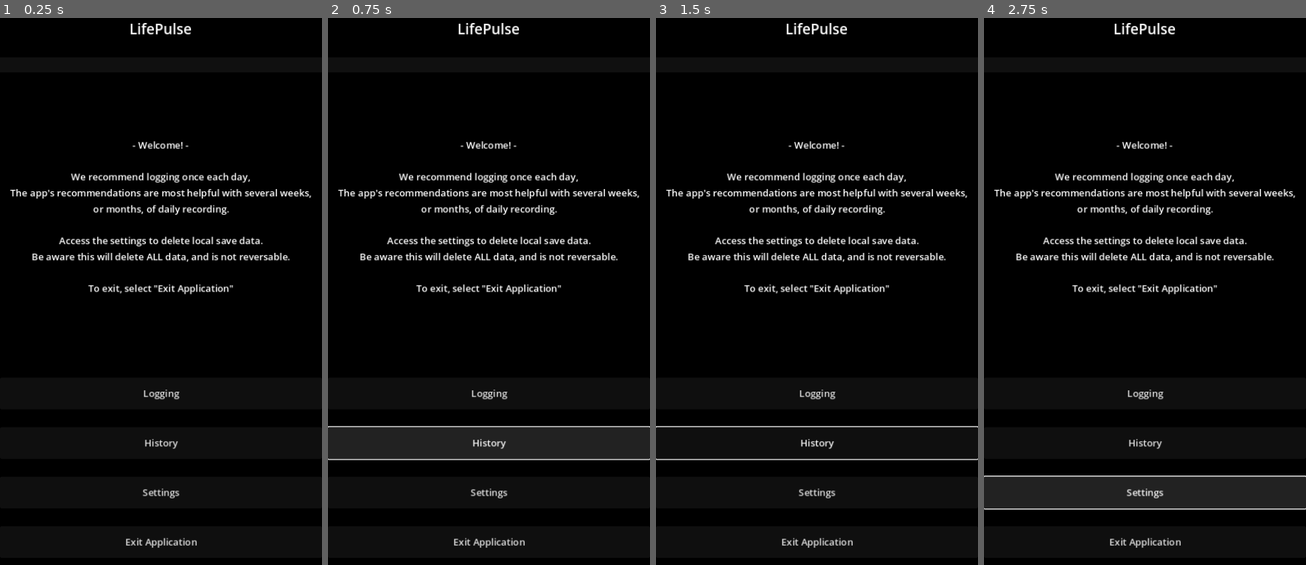
Above: before the commit, frames 1-4 (left to right).
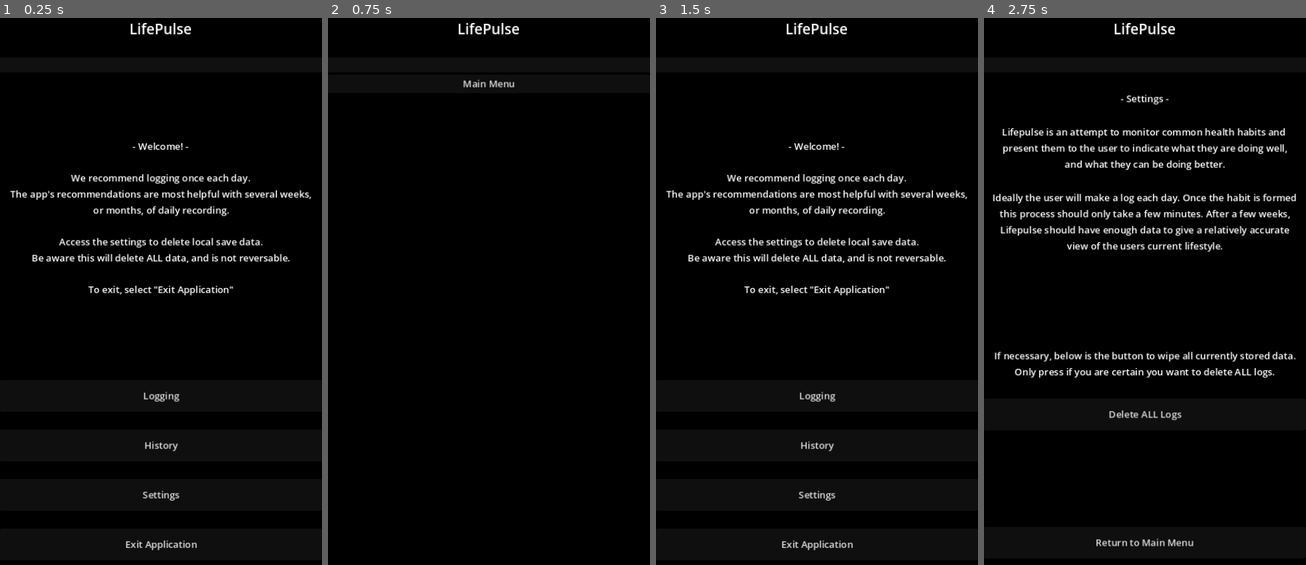
Above: after the commit, the same moments.

Repository: Thorqs/VitaPulsi
Game: Godot game, scene res://control.tscn
The game is run twice, just before and just after one commit, with the same random seed, the same clock (stepped at 60 frames per second) and the same inputs.
Inputs (mouse positions are in pixels of both pictures, inside the frame that each line leads up to):
- Up to frame 1 (0.25 s): no input
- Up to frame 2 (0.75 s): click "History" at 0.5 s
- Up to frame 3 (1.5 s): click (817, 83) at 1.25 s, where only the run after the commit has a clickable "Main Menu"
- Up to frame 4 (2.75 s): click "Settings" at 2 s

The runs differ from the first frame. In frame 1, 3.7% of the frame differs, in the area x 3-97%, y 22-98%; in frame 2, 10%; in frame 3, 4.3%; in frame 4, 16%, in the area x 0-100%, y 14-97%.

Commit message:
Settings and history return to main menu

Diff:
--- /dev/null
+++ b/History.gd
@@ -0,0 +1,17 @@
+extends VBoxContainer
+
+var mainMenu
+
+# Called when the node enters the scene tree for the first time.
+func _ready():
+	mainMenu = get_node("../Main Menu")
+
+
+# Called every frame. 'delta' is the elapsed time since the previous frame.
+#func _process(delta):
+#	pass
+
+
+func _on_main_menu_button_pressed():
+	mainMenu.visible = true
+	self.visible = false
--- a/Main Menu.gd
+++ b/Main Menu.gd
@@ -16,6 +16,15 @@
 #func _process(delta):
 #	pass
 
-
 func _on_mm_exit_app_button_pressed():
 	get_tree().quit()
+
+
+func _on_mm_settings_button_pressed():
+	settings_menu.visible = true
+	self.visible = false
+
+
+func _on_mm_history_button_pressed():
+	history_menu.visible = true
+	self.visible = false
--- a/Settings.gd
+++ b/Settings.gd
@@ -1,10 +1,14 @@
 extends VBoxContainer
 
 var userData: UserData
+var mainMenu
 
 # Called when the node enters the scene tree for the first time.
 func _ready():
+	# IMPORTANT: references input userData varable to avoid data race
 	userData = get_node("../IO Panels/Input").userData
+
+	mainMenu = get_node("../Main Menu")
 
 # Called every frame. 'delta' is the elapsed time since the previous frame.
 #func _process(_delta):
@@ -25,3 +29,8 @@
 	userData.clear_active_hist()
 	userData.save_data()
 	get_node("Clear_Button/Clear_Confirm").visible=false
+
+
+func _on_return_to_main_button_pressed():
+	mainMenu.visible = true
+	self.visible = false
--- a/control.tscn
+++ b/control.tscn
@@ -1,10 +1,11 @@
-[gd_scene load_steps=10 format=3 uid="uid://cf6llchqikm33"]
+[gd_scene load_steps=11 format=3 uid="uid://cf6llchqikm33"]
 
 [ext_resource type="Script" path="res://Input.gd" id="1_n1rqy"]
 [ext_resource type="Script" path="res://toggle_vis.gd" id="1_vqpus"]
 [ext_resource type="Script" path="res://radar_display.gd" id="2_m2p0q"]
 [ext_resource type="Script" path="res://Main Menu.gd" id="4_b2el5"]
 [ext_resource type="Script" path="res://Settings.gd" id="4_jqwa7"]
+[ext_resource type="Script" path="res://History.gd" id="6_oipje"]
 
 [sub_resource type="CanvasTexture" id="CanvasTexture_lmhg1"]
 
@@ -753,7 +754,8 @@
 
 [node name="Logging Explain" type="Label" parent="Panel/Main VBox/Main Menu"]
 layout_mode = 2
-text = "We recommend logging once each day,"
+text = "We recommend logging once each day.
+"
 horizontal_alignment = 1
 
 [node name="Logging Explain2" type="Label" parent="Panel/Main VBox/Main Menu"]
@@ -1003,7 +1005,13 @@
 layout_mode = 2
 
 [node name="History" type="VBoxContainer" parent="Panel/Main VBox"]
-layout_mode = 2
+visible = false
+layout_mode = 2
+script = ExtResource("6_oipje")
+
+[node name="Main_Menu_Button" type="Button" parent="Panel/Main VBox/History"]
+layout_mode = 2
+text = "Main Menu"
 
 [connection signal="toggled" from="Panel/Main VBox/IO Panel Switcher - IGNORE_REPLACE/CheckButton" to="Panel/Main VBox/IO Panel Switcher - IGNORE_REPLACE/CheckButton" method="_on_toggled"]
 [connection signal="visibility_changed" from="Panel/Main VBox/IO Panels/Input" to="Panel/Main VBox/IO Panels/Input" method="_on_visibility_changed"]
@@ -1011,8 +1019,12 @@
 [connection signal="pressed" from="Panel/Main VBox/IO Panels/Input/Input_Button/Input_Confirm/Input_Confirm_Panel/VBoxContainer/Confirm_Button_Box/Confirm Button" to="Panel/Main VBox/IO Panels/Input" method="_on_confirm_input_button_pressed"]
 [connection signal="pressed" from="Panel/Main VBox/IO Panels/Input/Input_Button/Input_Confirm/Input_Confirm_Panel/VBoxContainer/Confirm_Button_Box/Confirm Button" to="Panel/Main VBox/IO Panels/Output" method="update_output"]
 [connection signal="pressed" from="Panel/Main VBox/IO Panels/Input/Input_Button/Input_Confirm/Input_Confirm_Panel/VBoxContainer/Cancel_Button_Box/Cancel Button" to="Panel/Main VBox/IO Panels/Input" method="_on_input_cancel_button_pressed"]
+[connection signal="pressed" from="Panel/Main VBox/Main Menu/MM History Button" to="Panel/Main VBox/Main Menu" method="_on_mm_history_button_pressed"]
+[connection signal="pressed" from="Panel/Main VBox/Main Menu/MM Settings Button" to="Panel/Main VBox/Main Menu" method="_on_mm_settings_button_pressed"]
 [connection signal="pressed" from="Panel/Main VBox/Main Menu/MM Exit App Button" to="Panel/Main VBox/Main Menu" method="_on_mm_exit_app_button_pressed"]
 [connection signal="pressed" from="Panel/Main VBox/Settings Menu/Clear_Button" to="Panel/Main VBox/Settings Menu" method="_on_clear_button_pressed"]
 [connection signal="pressed" from="Panel/Main VBox/Settings Menu/Clear_Button/Clear_Confirm/Clear_Confirm_Panel/VBoxContainer/Confirm_Button_Box/Confirm Button" to="Panel/Main VBox/IO Panels/Output" method="update_output"]
 [connection signal="pressed" from="Panel/Main VBox/Settings Menu/Clear_Button/Clear_Confirm/Clear_Confirm_Panel/VBoxContainer/Confirm_Button_Box/Confirm Button" to="Panel/Main VBox/Settings Menu" method="_on_confirm_button_pressed"]
 [connection signal="pressed" from="Panel/Main VBox/Settings Menu/Clear_Button/Clear_Confirm/Clear_Confirm_Panel/VBoxContainer/Cancel_Button_Box/Cancel Button" to="Panel/Main VBox/Settings Menu" method="_on_clear_cancel_button_pressed"]
+[connection signal="pressed" from="Panel/Main VBox/Settings Menu/Return to Main Button" to="Panel/Main VBox/Settings Menu" method="_on_return_to_main_button_pressed"]
+[connection signal="pressed" from="Panel/Main VBox/History/Main_Menu_Button" to="Panel/Main VBox/History" method="_on_main_menu_button_pressed"]
